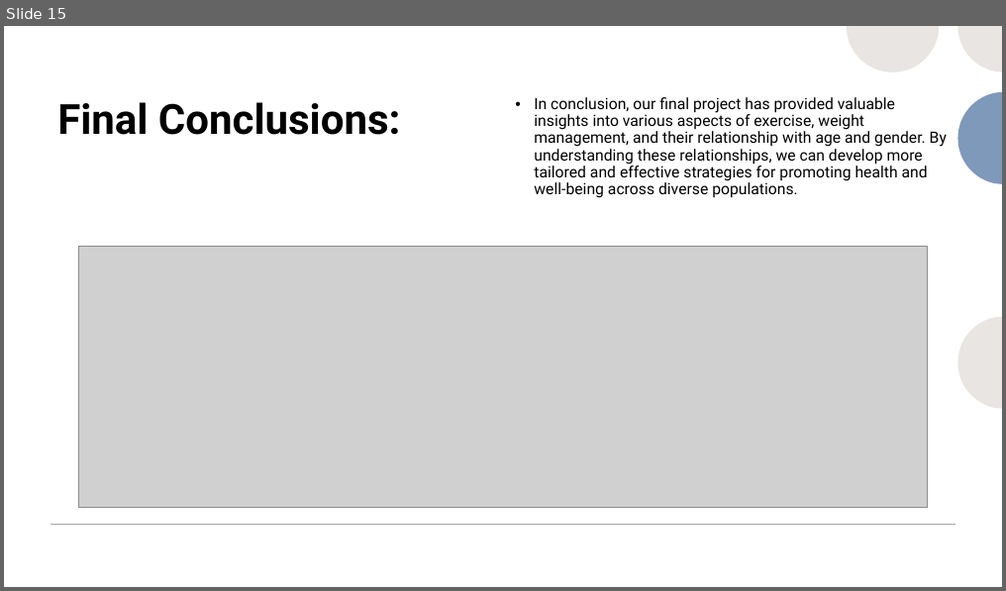
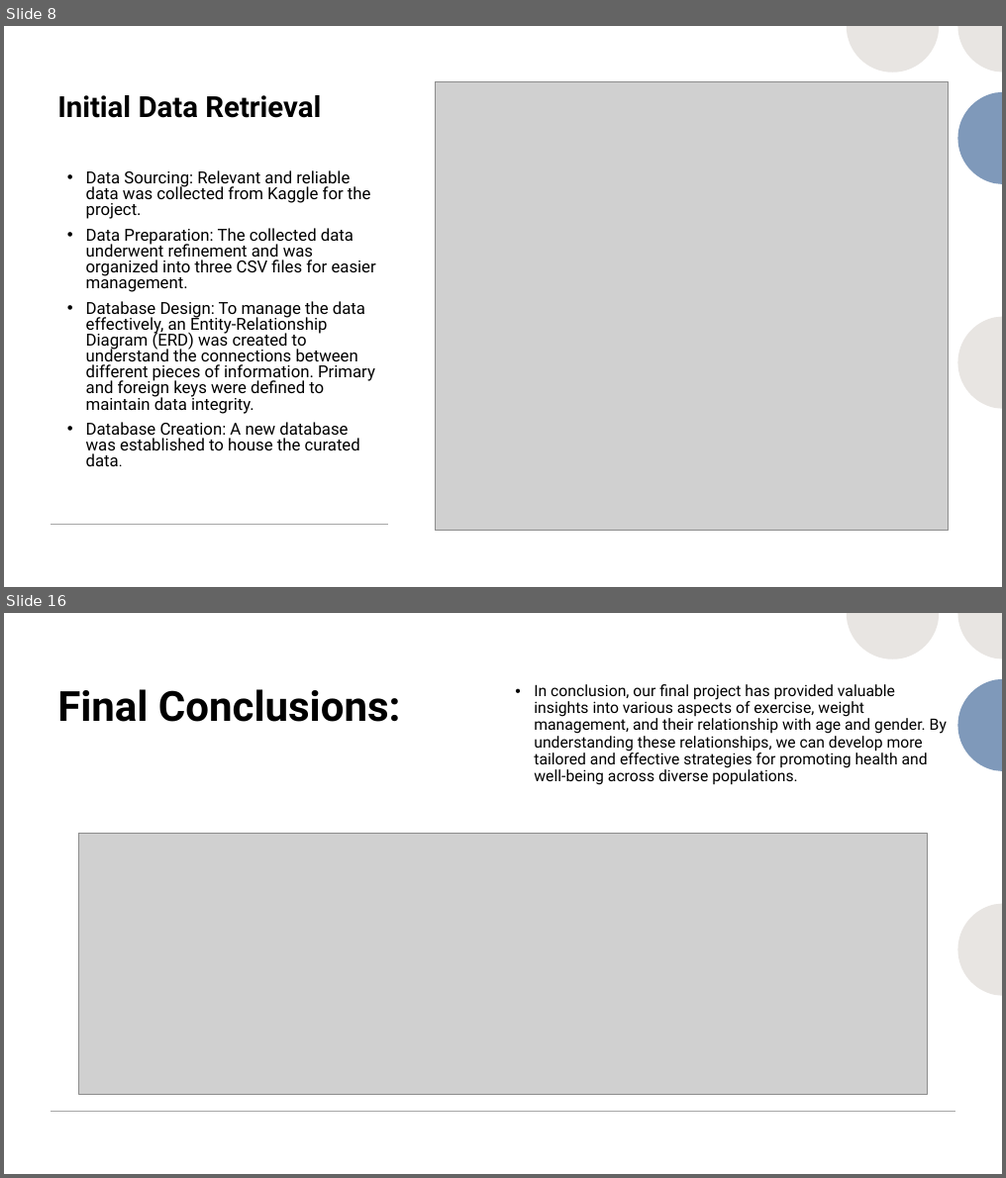
Before and after one commit to Zoouri/Project-3---Group-3, a slide deck: Presentation.pptx. Shown one above the other, each under a label of ours: slide 15 before the commit, slides 8 and 16 after it; the slides between them are not shown. The pictures are 1006x591 and 1006x1178 pixels, drawn with LibreOffice and Linux fonts; fonts in the diff are those of the drawing; grey boxes stand for pictures. Boxes give left, top, right and bottom in pixels: in the first picture for what was removed or moved away, otherwise in the second. Text is boxed around its words. In the diff, an @@ line names an element or a change of style, - is before the commit and + after.

```diff
--- a/Presentation.pptx
+++ b/Presentation.pptx
@@ slide 8 added at [4, 26, 1002, 587], background #FFFFFF; not listed: 2 template elements that a slide beside it also shows @@
@@ rectangle added at [4, 26, 1002, 587], fill #FFFFFF @@
@@ group added at [846, 26, 1002, 408]: 4 freeform shapes @@
@@ group added at [735, 26, 1002, 587]: 8 freeform shapes @@
@@ picture added at [436, 82, 948, 531] @@
@@ title added at [57, 95, 321, 118], 28 pt, text #000000, bold @@
+Initial Data Retrieval
@@ text added at [86, 171, 376, 467], 16 pt, text #000000 @@
+• Data Sourcing: Relevant and reliable data was collected from Kaggle for the project.
+• Data Preparation: The collected data underwent refinement and was organized into three CSV files for easier management.
+• Database Design: To manage the data effectively, an Entity-Relationship Diagram (ERD) was created to understand the connections between different pieces of information. Primary and foreign keys were defined to maintain data integrity.
+• Database Creation: A new database was established to house the curated data.
@@ line added from (51, 525) to (389, 525), #A6A6A6 1 pt @@
@@ what was slide 15 is now slide 16 @@
```
Also in this commit, not shown: 1 slide changed, 8 other slides added, 10 slides removed, 1 other file.
